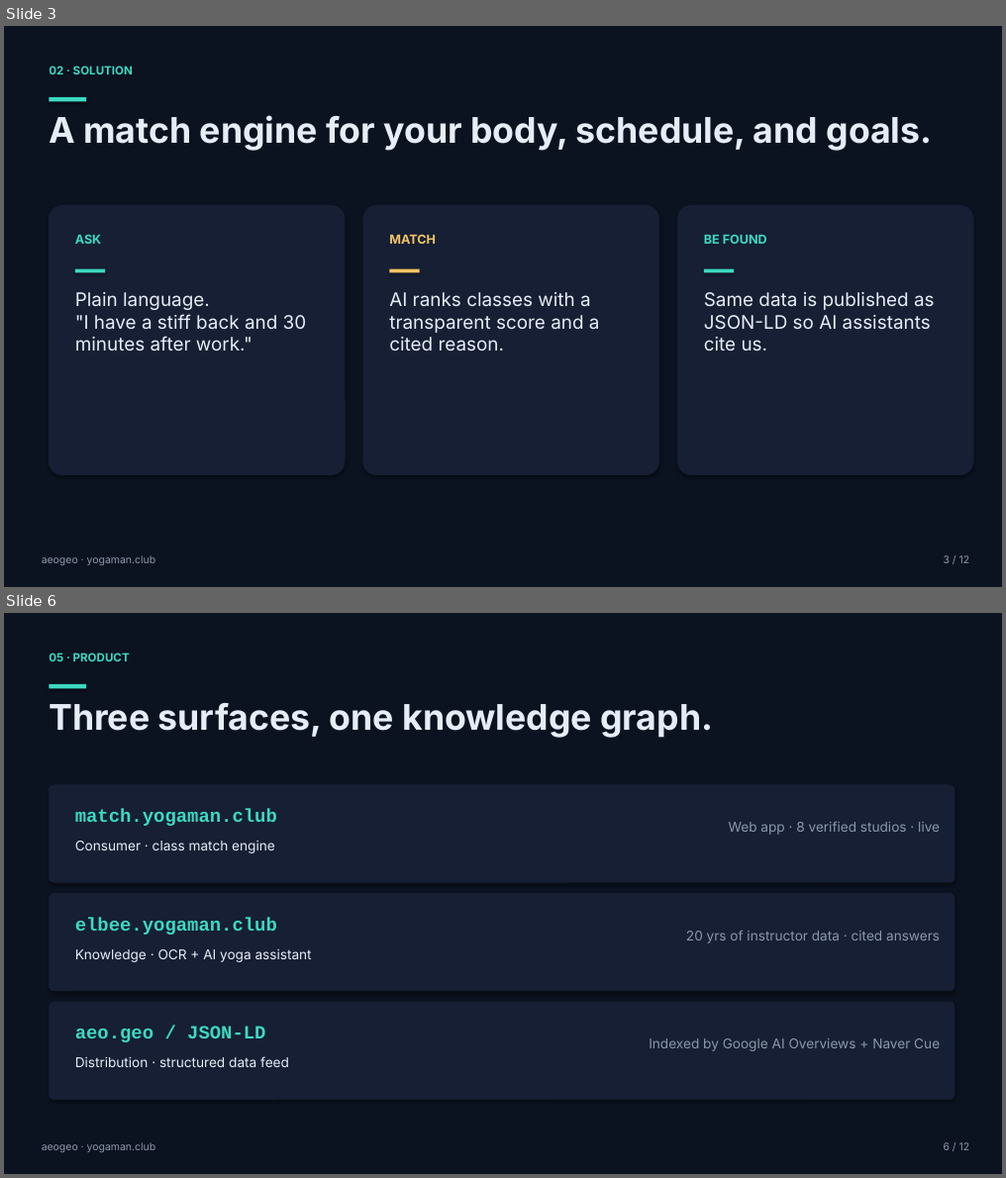
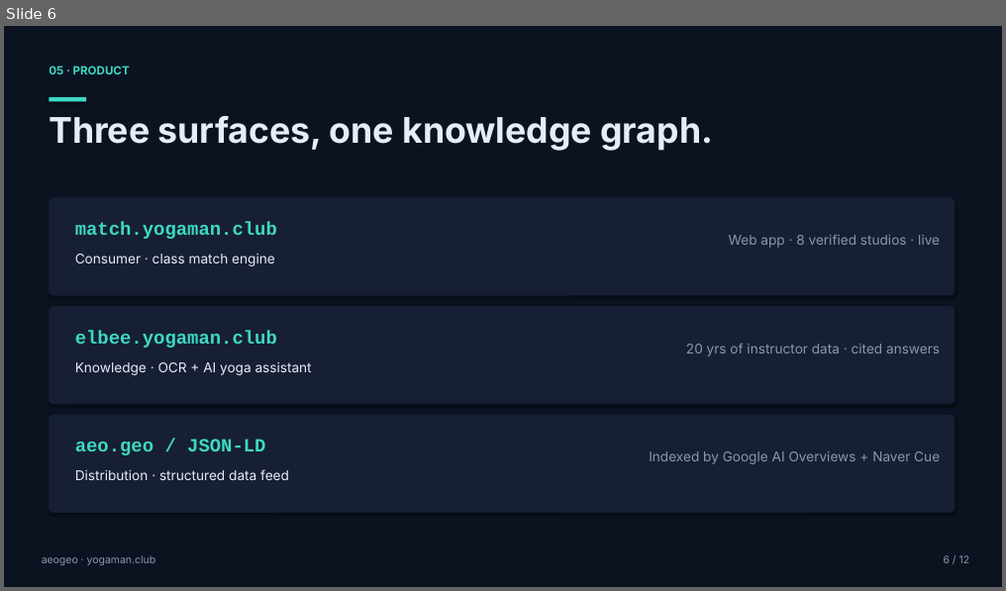
Before and after one commit to prgrms-aibe-devcourse/AIBE5_FinalProject_Team11, a slide deck: pitch/aeogeo_pitch_deck.pptx. Shown one above the other, each under a label of ours: slides 3 and 6 before the commit, slide 6 after it; the slides between them are not shown. The pictures are 1006x1178 and 1006x591 pixels, drawn with LibreOffice and Linux fonts; fonts in the diff are those of the drawing. Boxes give left, top, right and bottom in pixels: in the first picture for what was removed or moved away, otherwise in the second. Text is boxed around its words. In the diff, an @@ line names an element or a change of style, - is before the commit and + after.

```diff
--- a/pitch/aeogeo_pitch_deck.pptx
+++ b/pitch/aeogeo_pitch_deck.pptx
@@ slide 3 removed at [4, 26, 1002, 587], background #FFFFFF @@
@@ rectangle removed at [4, 26, 1002, 587] @@
@@ text removed at [49, 66, 133, 75] @@
-02 · SOLUTION
@@ rectangle removed at [49, 97, 86, 101] @@
@@ text removed at [49, 115, 933, 151] @@
-A match engine for your body, schedule, and goals.
@@ rounded rectangle removed at [49, 205, 345, 475] @@
@@ rounded rectangle removed at [363, 205, 659, 475] @@
@@ rounded rectangle removed at [678, 205, 973, 475] @@
@@ text removed at [75, 235, 101, 244] @@
-ASK
@@ text removed at [389, 234, 436, 244] @@
-MATCH
@@ text removed at [704, 235, 767, 244] @@
-BE FOUND
@@ rectangle removed at [75, 270, 105, 274] @@
@@ text removed at [75, 292, 307, 351] @@
-Plain language.
-"I have a stiff back and 30 minutes after work."
@@ rectangle removed at [389, 270, 420, 274] @@
@@ text removed at [389, 292, 600, 351] @@
-AI ranks classes with a transparent score and a cited reason.
@@ rectangle removed at [704, 270, 734, 274] @@
@@ text removed at [704, 292, 935, 351] @@
-Same data is published as JSON-LD so AI assistants cite us.
@@ text removed at [42, 556, 156, 566] @@
-aeogeo · yogaman.club
@@ text removed at [944, 556, 970, 564] @@
-3 / 12
```
Also in this commit, not shown: 7 slides changed, 3 slides added, 2 other slides removed, 10 other files.
